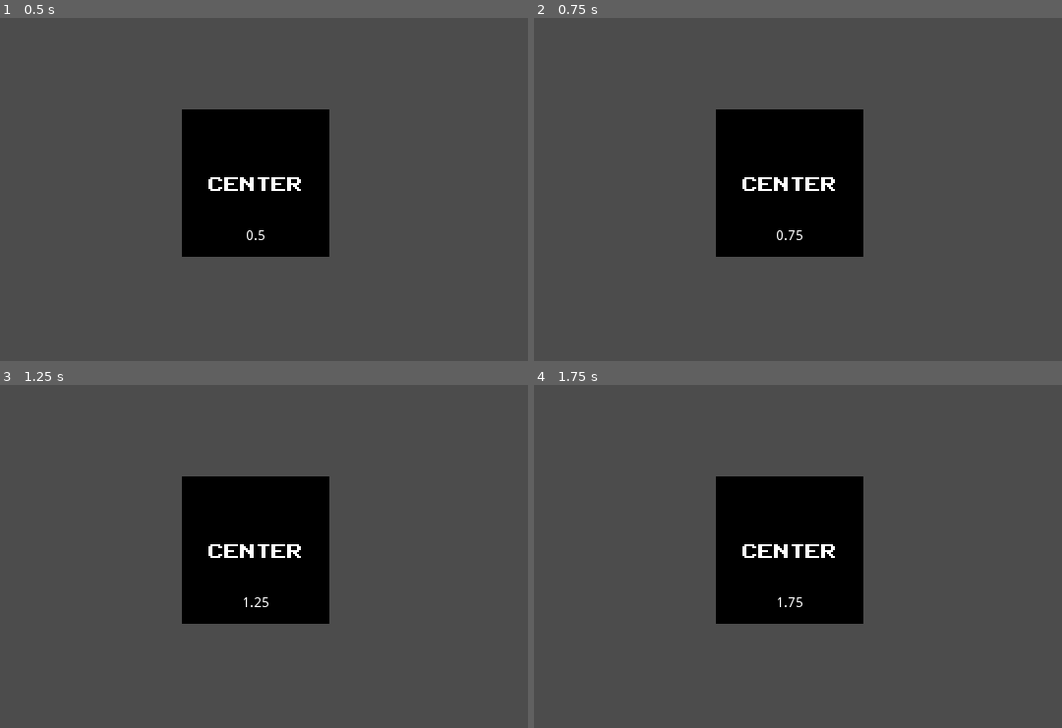
Above: before the commit, frames 1-4 (two rows, left to right).
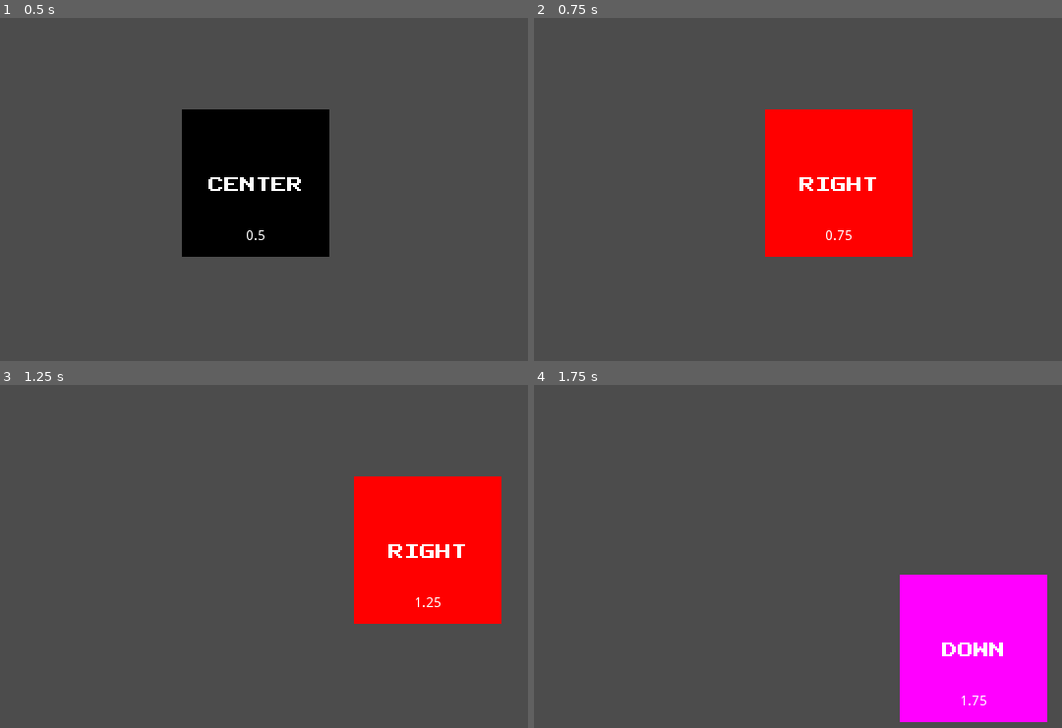
Above: after the commit, the same moments.

Repository: ias4g/atividade-4-fazendo-hello-world-godot
Game: Godot game, scene res://src/interface.tscn
Same seed, same stepped clock (60 frames per second), same inputs: the game is played once before the commit and once after it.
Inputs:
- Up to frame 1 (0.5 s): no input
- Up to frame 2 (0.75 s): hold Right (ui_right) from 0.53 s (still down)
- Up to frame 3 (1.25 s): keep holding Right (ui_right)
- Up to frame 4 (1.75 s): release Right (ui_right) at 1.28 s; hold Down (ui_down) from 1.28 s (still down)

Frame 1 is identical in both runs. In frame 2, 16% of the frame differs, in the area x 34-72%, y 26-70%; in frame 3, 24%, in the area x 34-95%, y 26-70%; in frame 4, 24%.
Error before the commit: Invalid set index 'text' (on base: 'null instance') with value of type 'String'. (res://src/scripts/Background.gd:20)

Commit message:
Update Background.gd

Diff:
--- a/atividade-4-fazendo-hello-world-godot/src/scripts/Background.gd
+++ b/atividade-4-fazendo-hello-world-godot/src/scripts/Background.gd
@@ -17,29 +17,29 @@
 
 	if Input.get_action_strength("ui_right"):
 		right = 1
-		$Label.text = "Right"
+		$Description.text = "Right"
 		self.color = Color(255, 0, 0, 1)
 		pass
 
 	if Input.get_action_strength("ui_left"):
 		left = -1
-		$Label.text = "Left"
+		$Description.text = "Left"
 		self.color = Color(0, 0, 0, 1)
 		pass
 
 	if Input.get_action_strength("ui_up"):
 		up = -1
-		$Label.text = "Up"
+		$Description.text = "Up"
 		self.color = Color(0, 0, 255, 1)
 		pass
 
 	if Input.get_action_strength("ui_down"):
 		down = 1
-		$Label.text = "Down"
+		$Description.text = "Down"
 		self.color = Color(255, 0, 255, 1)
 		pass
 
-	if get_position().x > (width - 120):
+	if get_position().x > (width - 170):
 		right = 0
 		pass
 
@@ -47,7 +47,7 @@
 		left = 0
 		pass
 
-	if get_position().y > (height - 120):
+	if get_position().y > (height - 170):
 		down = 0
 		pass
 
